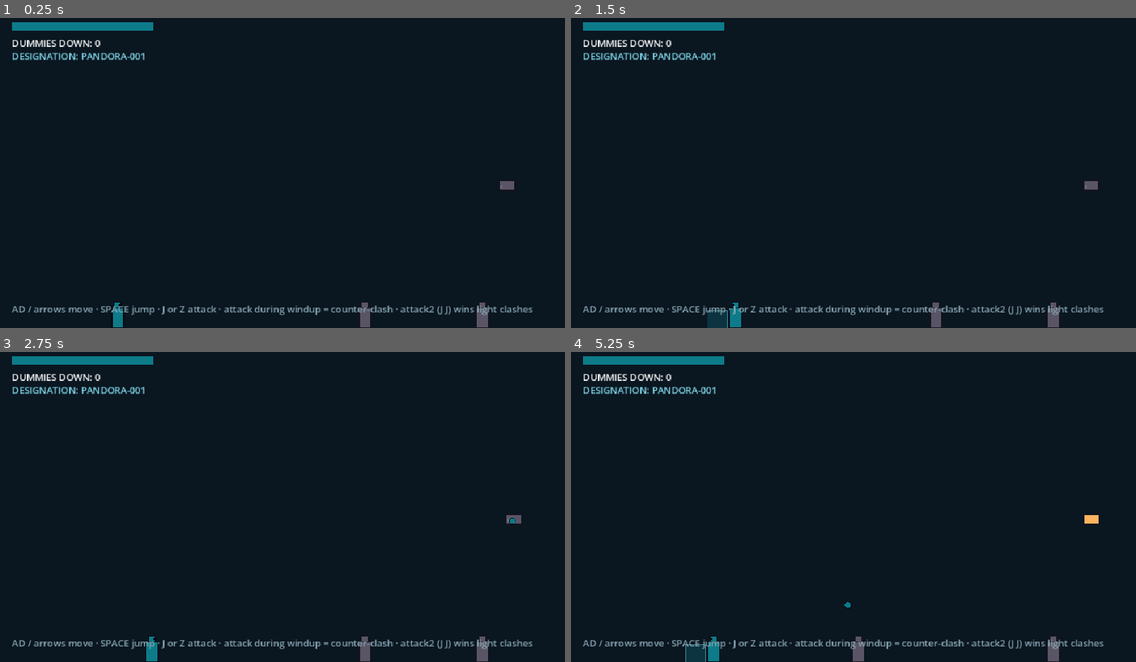
Above: before the commit, frames 1-4 (two rows, left to right).
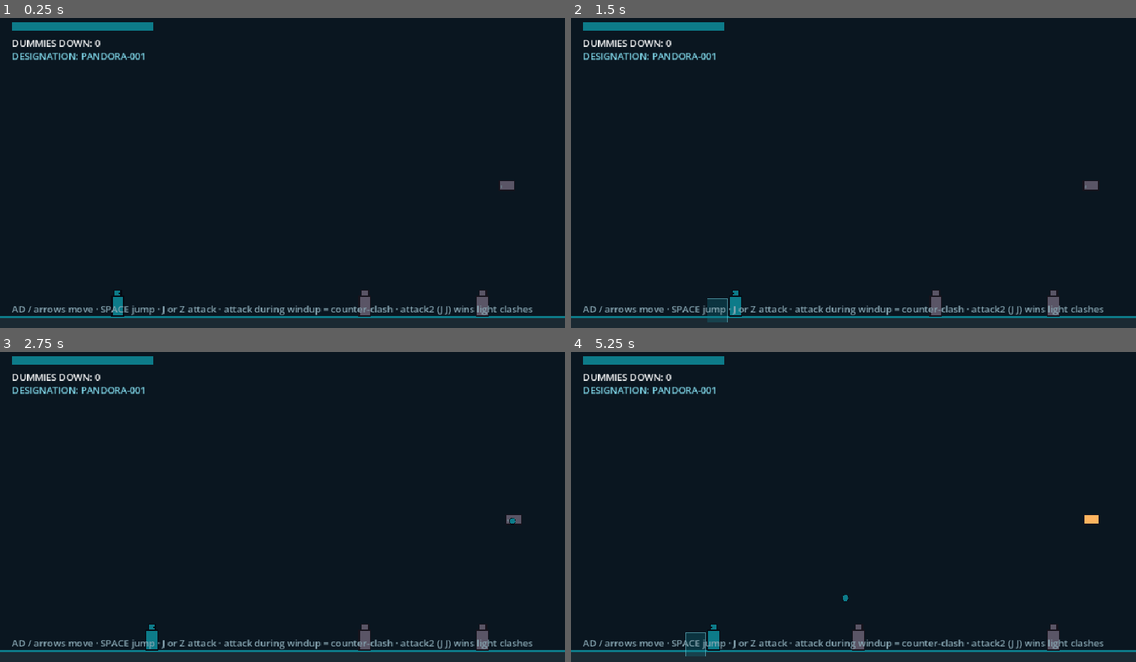
Above: after the commit, the same moments.

Repository: ferasalm/new-vania
Game: Godot game, scene res://main.tscn
Two runs of this game, one before a commit and one after it. Both use one fixed random seed, a clock stepped at 60 frames per second and the inputs below.
Inputs:
- Up to frame 1 (0.25 s): no input
- Up to frame 2 (1.5 s): tap Enter at 0.5 s; hold D (move_right) 0.53-1.28 s; tap J (attack) at 0.6 s; tap Space (jump) at 0.77 s; hold A (move_left) from 1.28 s (still down); tap Z at 1.35 s
- Up to frame 3 (2.75 s): tap Space (jump) at 1.52 s; release A (move_left) at 2.03 s; hold D (move_right) from 2.03 s (still down); tap J (attack) at 2.1 s
- Up to frame 4 (5.25 s): release D (move_right) at 2.78 s; hold W 2.78-3.53 s; tap Z at 2.85, 4.35 s; tap Space (jump) at 3.02, 3.77, 4.52 s; hold A (move_left) from 3.53 s (still down); tap J (attack) at 3.6, 5.1 s

The runs differ from the first frame. In frame 1, 1.1% of the frame differs, in the area x 0-100%, y 87-100%; in frame 2, 1.2%; in frame 3, 1.1%; in frame 4, 1.3%, in the area x 0-100%, y 78-100%.

Commit message:
fix: apply CodeRabbit auto-fixes (combat concept-test prototype)
- tunables.gd: FLOOR_Y 540 -> 520 so the floor strip renders inside the 540-high
  viewport (all ground references use the single constant - aligned by construction)
- projectile.gd: free upward-moving orbs at y < -200 (a near-vertical deflect could
  live offscreen indefinitely, polling the enemies group every frame)
- tunables.gd header: remove the unsupported R-to-restart claim (no R handler exists;
  F5 remains the documented restart)
- README.md: status = CONCLUDED, verdict PROCEED per REPORT.md; portable headless
  command (substitute-your-binary note) instead of a hardcoded home-dir path;
  power-read protocol now requires the red/heavy telegraph (the ATK1-loses / ATK2-locks
  comparison only holds vs heavy; vs light the table inverts)
- SPEC.md: same portable-command fix for the duplicate line

CodeRabbit threads 4534572494..4534572533 on PR #11; defer: WINDUP counter-clash
stall (recorded Combat-GDD open question; README already directs it to the report).

Ref: PR #11 review threads

Diff:
--- a/prototypes/combat-concept-test/projectile.gd
+++ b/prototypes/combat-concept-test/projectile.gd
@@ -16,7 +16,7 @@
 
 func _physics_process(delta: float) -> void:
 	position += velocity * delta
-	if position.x < -50.0 or position.x > 1010.0 or position.y > 600.0:
+	if position.x < -50.0 or position.x > 1010.0 or position.y > 600.0 or position.y < -200.0:
 		queue_free()
 		return
 	var p: Variant = main.get("player")
--- a/prototypes/combat-concept-test/tunables.gd
+++ b/prototypes/combat-concept-test/tunables.gd
@@ -1,7 +1,7 @@
 # PROTOTYPE - NOT FOR PRODUCTION
 # Question: Does committed SotN-weight combat (combo + clash + deflect) feel rewarding?
 # Date: 2026-11-11
-# ALL feel tunables live here. Tweak, press F5 (or R to hot-reload-ish: restart scene), judge.
+# ALL feel tunables live here. Tweak, press F5 (restarts the scene), judge.
 
 extends Node
 
@@ -59,7 +59,7 @@
 const ORB_DAMAGE := 8
 
 # --- World ---
-const FLOOR_Y := 540.0
+const FLOOR_Y := 520.0
 const ARENA_MIN_X := 40.0
 const ARENA_MAX_X := 920.0
 const PLAYER_HP := 100
Not shown, changed: prototypes/combat-concept-test/SPEC.md
